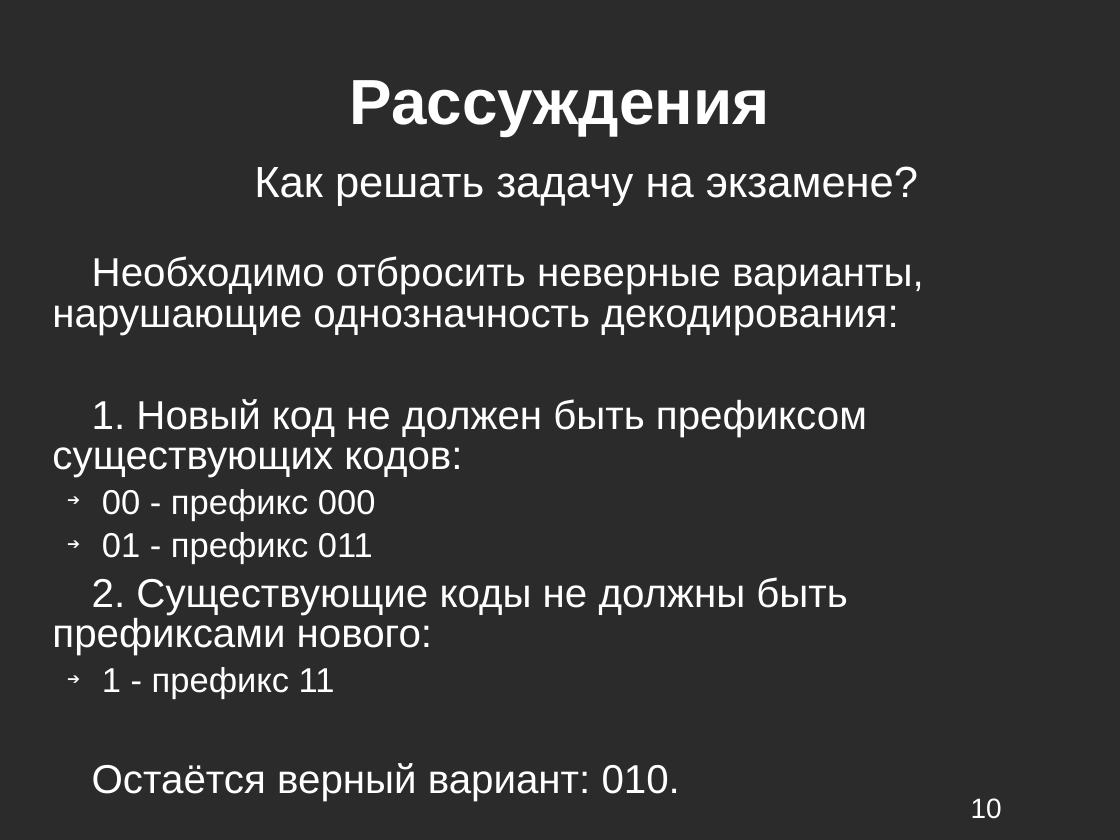
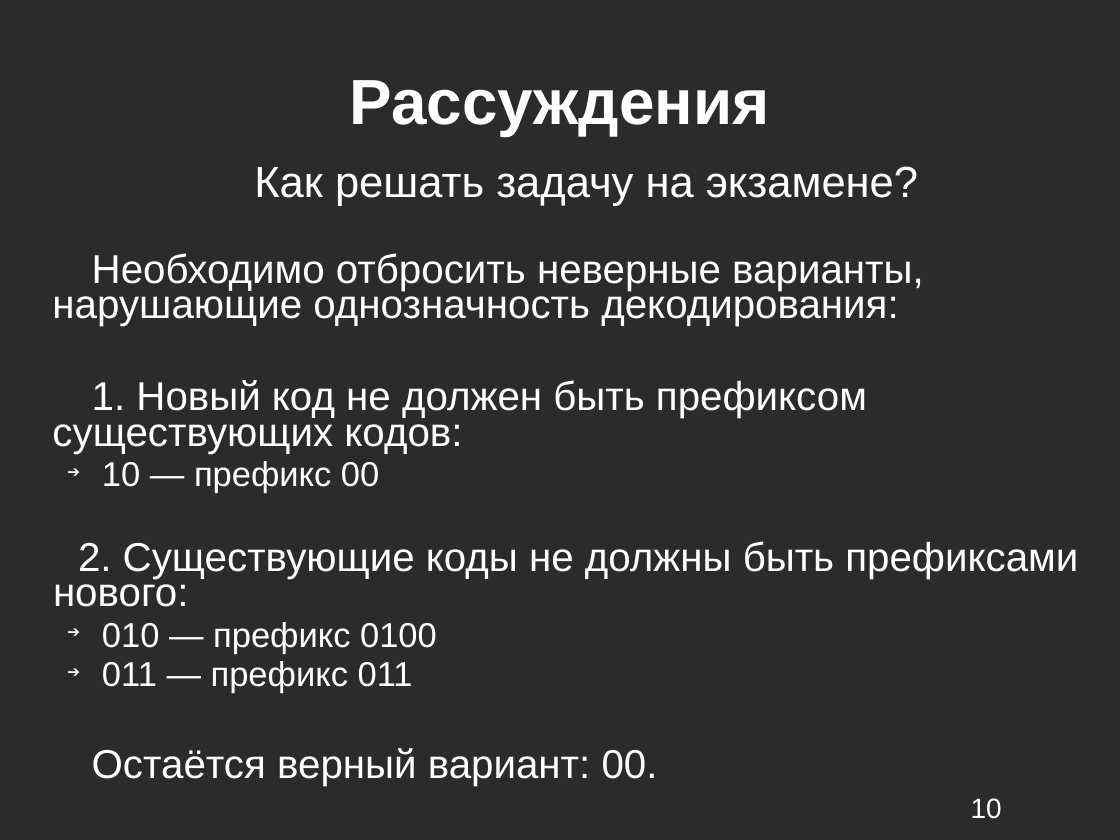
Before and after one commit to kevroletin/Coursework, a slide deck: slide 10 of 4_sem/8403а_Кевролетин_презентация.odp. Drawn at 1120x840 pixels with LibreOffice and Linux fonts; fonts in the diff are those of the drawing; background and template pictures are left out; a plain dark background stands for a picture behind light text. Boxes give left, top, right and bottom in pixels: in the first picture for what was removed or moved away, otherwise in the second. Text is boxed around its words. In the diff, an @@ line names an element or a change of style, - is before the commit and + after.

```diff
--- a/4_sem/8403а_Кевролетин_презентация.odp
+++ b/4_sem/8403а_Кевролетин_презентация.odp
@@ text at [52,253,1078,607]: line spacing 0.83 to 0.73; indent changed @@
@@ text at [102,461,379,493]: text changed @@
-  ➔ 00 - префикс 000
-  ➔ 01 - префикс 011
+  ➔ 10 — префикс 00
@@ text at [92,622,658,786]: text changed; size 25.9 to 22.2 pt @@
-  ➔ 1 - префикс 11
-Остаётся верный вариант: 010.
+  ➔ 010 — префикс 0100
+  ➔ 011 — префикс 011
+Остаётся верный вариант: 00.
```
Also in this commit, not shown: 5 other slides changed, 2 slides added, 4 slides removed, 3 other files.
